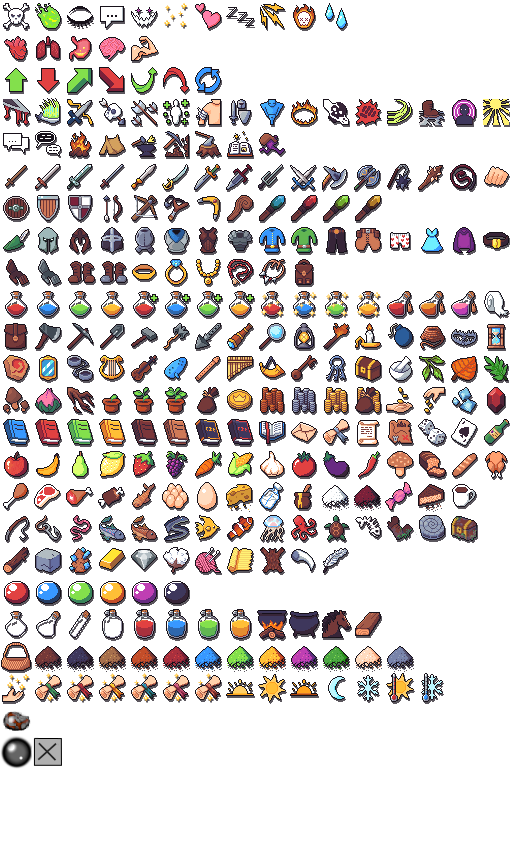
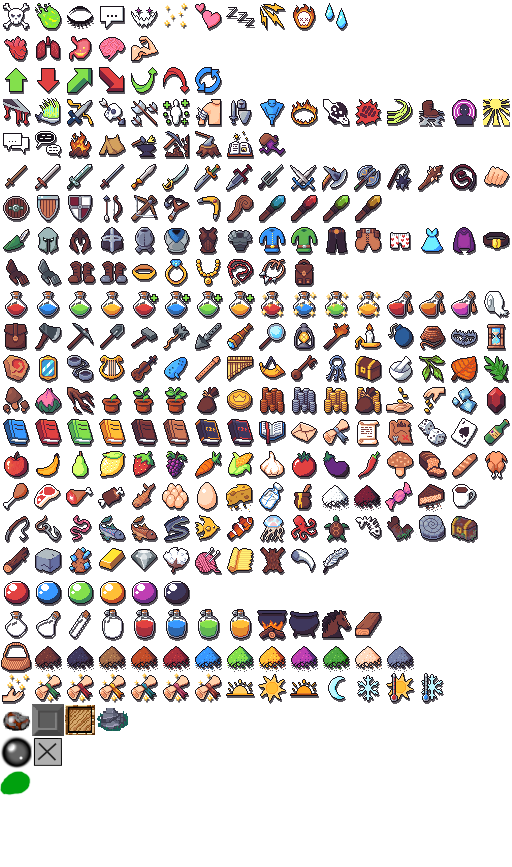
Layers edited between the first and the second 512px x 867px image:
added layer "Pasted Layer" above "Layer" over [65, 705, 128, 735]
painted on "Layer" over [0, 739, 61, 796]
added layer "blockade" above "Layer #1" over [32, 704, 64, 736]
painted on "Layer #1" over [35, 739, 61, 765]
